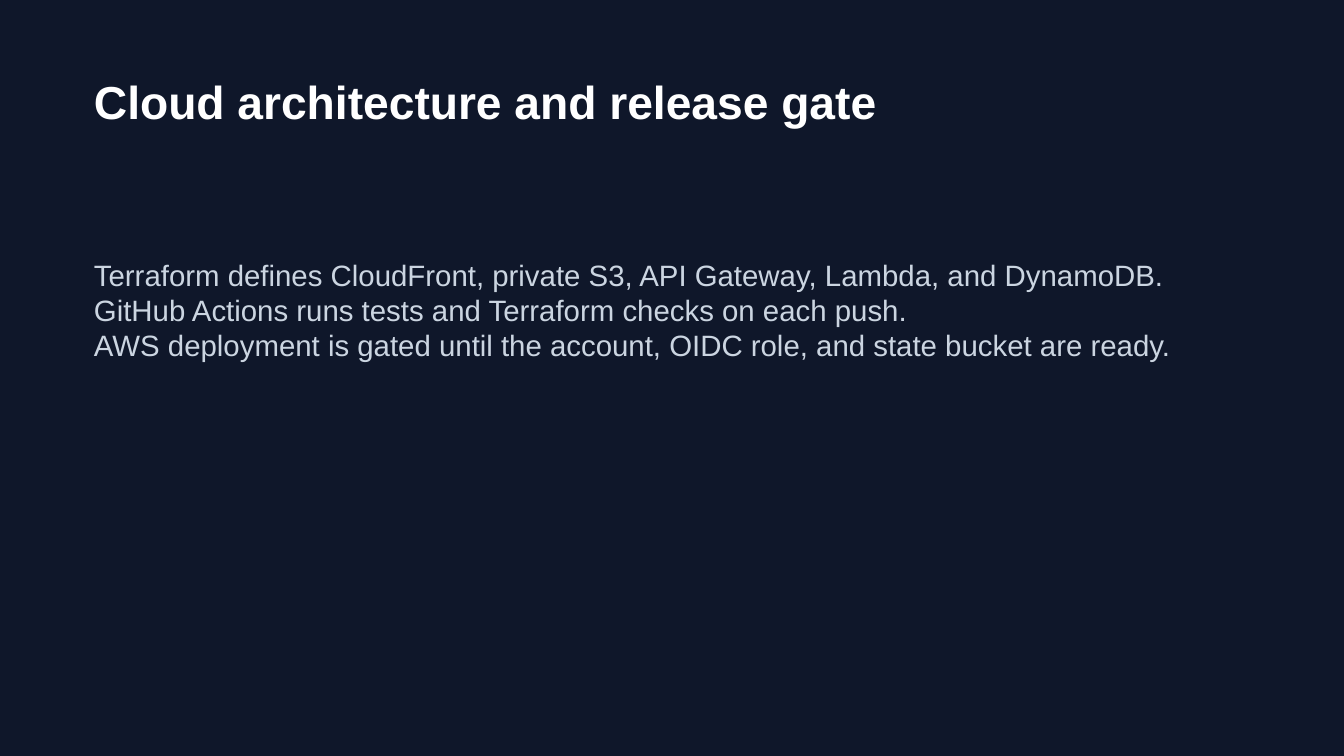
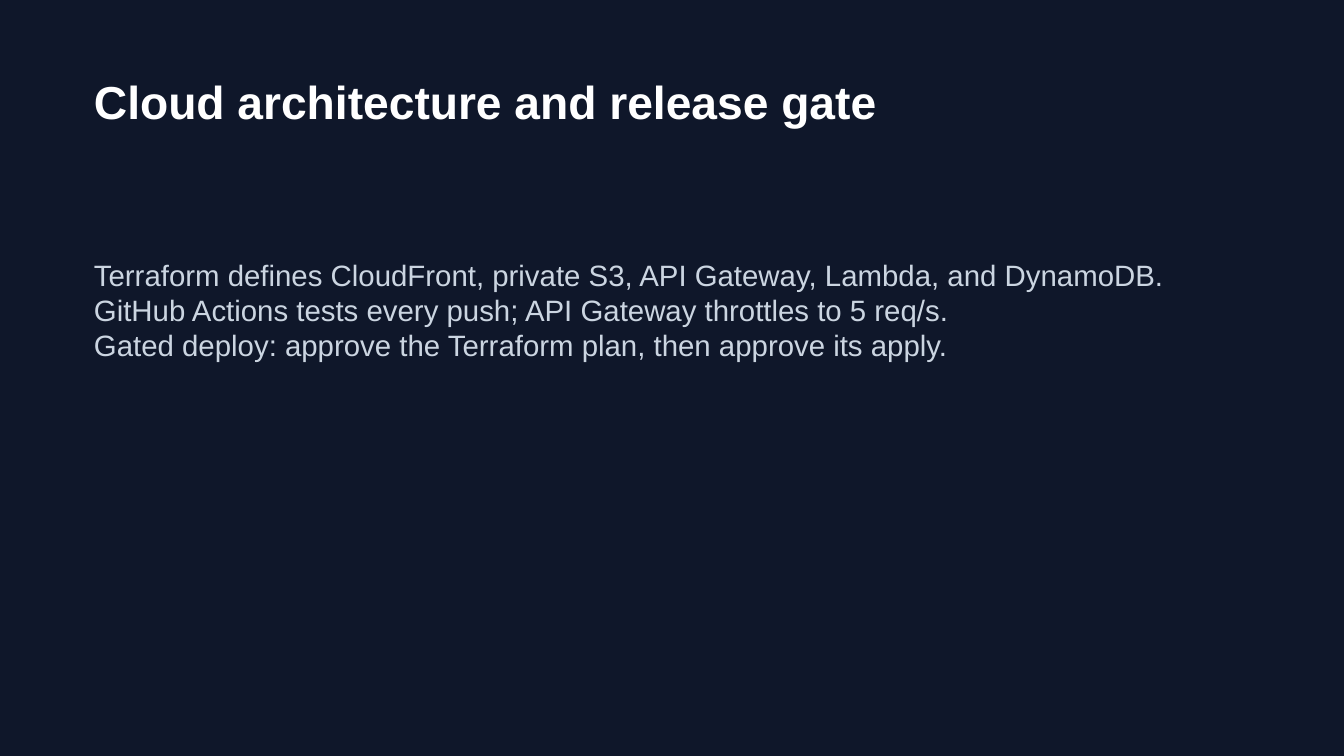
Before and after one commit to DipB3/Audio-Architecture-Playlist-Structuring-API, a slide deck: slide 6 of deliverables/Audio_Architecture_Presentation_Final.pptx. Drawn at 1344x756 pixels with LibreOffice and Linux fonts; fonts in the diff are those of the drawing. Boxes give left, top, right and bottom in pixels: in the first picture for what was removed or moved away, otherwise in the second. Text is boxed around its words. In the diff, an @@ line names an element or a change of style, - is before the commit and + after.

```diff
--- a/deliverables/Audio_Architecture_Presentation_Final.pptx
+++ b/deliverables/Audio_Architecture_Presentation_Final.pptx
@@ text at (94,299,947,362): text changed @@
-GitHub Actions runs tests and Terraform checks on each push.
-AWS deployment is gated until the account, OIDC role, and state bucket are ready.
+GitHub Actions tests every push; API Gateway throttles to 5 req/s.
+Gated deploy: approve the Terraform plan, then approve its apply.
```
Also in this commit, not shown: 3 other slides changed, 11 other files.
